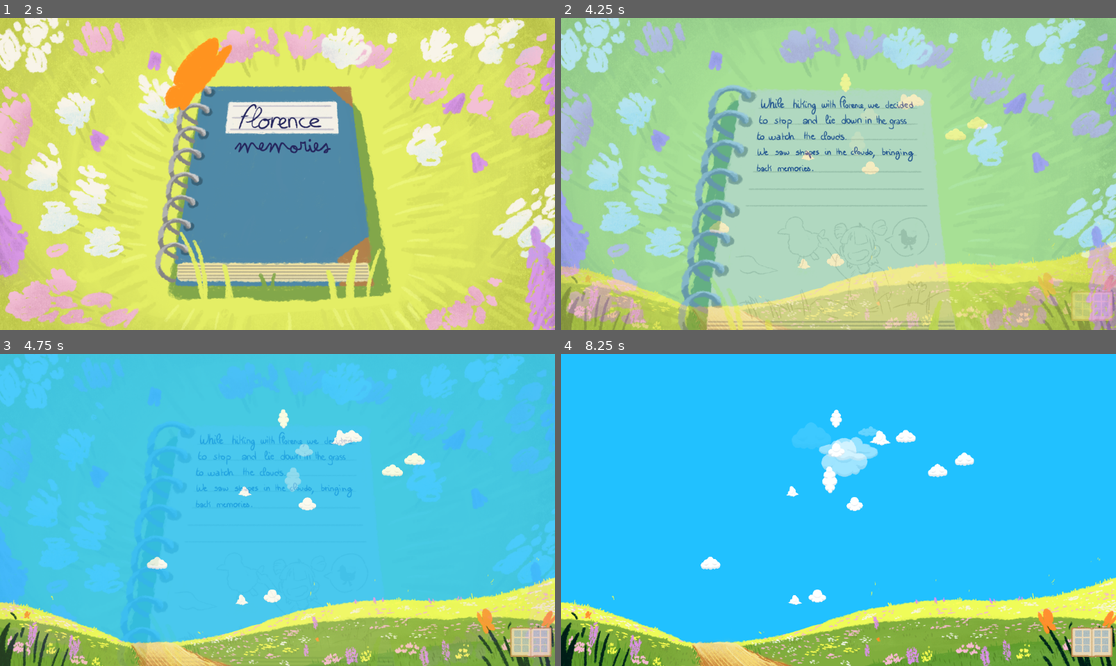
Above: before the commit, frames 1-4 (two rows, left to right).
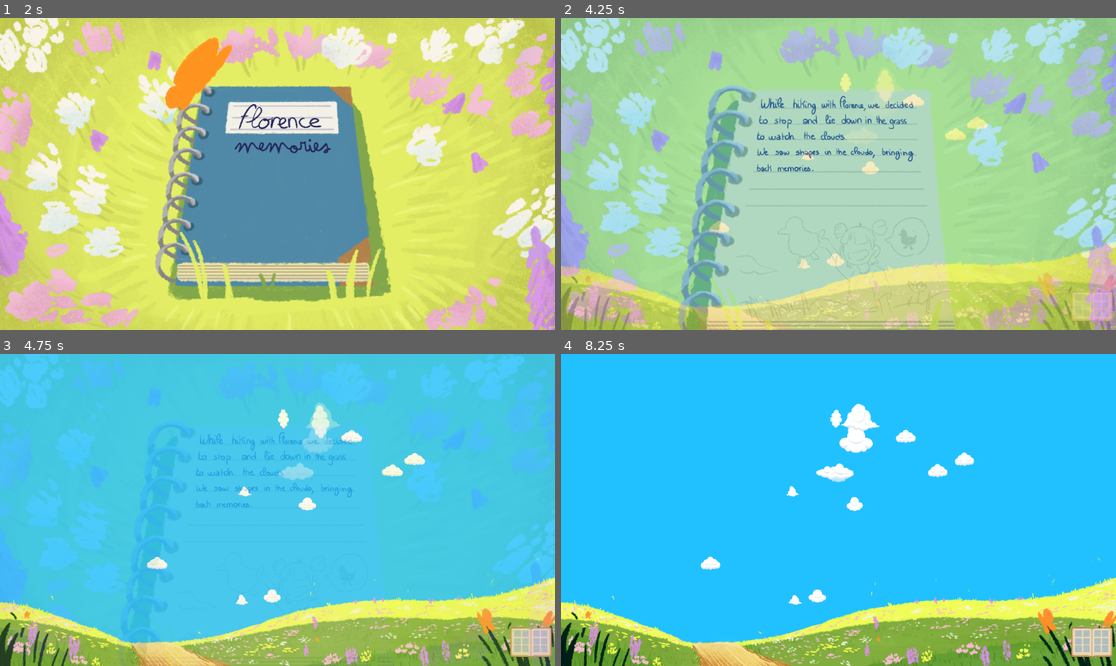
Above: after the commit, the same moments.

Repository: misterbamboo/ld-58
Game: Godot game, scene res://MainScene.tscn
Same seed, same stepped clock (60 frames per second), same inputs: the game is played once before the commit and once after it.
Inputs (mouse positions are in pixels of both pictures, inside the frame that each line leads up to):
- Up to frame 1 (2 s): click (249, 239) at 0.5 s; move the mouse to (399, 158) at 1.27 s; click (399, 158) at 1.42 s
- Up to frame 2 (4.25 s): move the mouse to (727, 189) at 2.02 s; click (727, 189) at 2.17 s; move the mouse to (894, 105) at 2.77 s; click (894, 105) at 2.92 s; move the mouse to (810, 236) at 3.52 s; click (810, 236) at 3.67 s
- Up to frame 3 (4.75 s): move the mouse to (444, 556) at 4.27 s; click (444, 556) at 4.42 s
- Up to frame 4 (8.25 s): move the mouse to (672, 463) at 5.02 s; click (672, 463) at 5.17 s; move the mouse to (866, 510) at 5.77 s; click (866, 510) at 5.92 s; move the mouse to (755, 432) at 6.52 s; click (755, 432) at 6.67 s; move the mouse to (960, 494) at 7.27 s; click (960, 494) at 7.42 s; move the mouse to (727, 525) at 8.02 s; click (727, 525) at 8.17 s

Frame 1 is identical in both runs. In frame 2, 0.3% of the frame differs, in the area x 56-64%, y 16-30%; in frame 3, 1.0%; in frame 4, 2.0%, in the area x 41-60%, y 15-45%.

Commit message:
feat: Finish all 12 shapes

Diff:
--- a/src/game/florence-memories/MainScene.tscn
+++ b/src/game/florence-memories/MainScene.tscn
@@ -16,6 +16,12 @@
 [ext_resource type="PackedScene" uid="uid://cvsq7d36m0k4r" path="res://clouds/cloud-shapes/car-cloud.tscn" id="9_x0cd2"]
 [ext_resource type="PackedScene" uid="uid://cogcyo5nevq4p" path="res://menus/MainMenu.tscn" id="10_8xkvn"]
 [ext_resource type="PackedScene" uid="uid://bhuvyn4g7jfsg" path="res://clouds/cloud-shapes/fer-cloud.tscn" id="12_8s4c3"]
+[ext_resource type="PackedScene" uid="uid://dmvvichk0ctvu" path="res://clouds/cloud-shapes/flower-cloud.tscn" id="13_x0cd2"]
+[ext_resource type="PackedScene" uid="uid://jqv3i4ctb7ae" path="res://clouds/cloud-shapes/rainbow-cloud.tscn" id="14_8s4c3"]
+[ext_resource type="PackedScene" uid="uid://c3hc40bputnbg" path="res://clouds/cloud-shapes/rocher-cloud.tscn" id="15_3slyh"]
+[ext_resource type="PackedScene" uid="uid://bk3vl85ad74aj" path="res://clouds/cloud-shapes/star-cloud.tscn" id="16_xtmsi"]
+[ext_resource type="PackedScene" uid="uid://r3te2808goqh" path="res://clouds/cloud-shapes/strawberry-cloud.tscn" id="17_anuui"]
+[ext_resource type="PackedScene" uid="uid://ffosy5ouk40a" path="res://clouds/cloud-shapes/trefle-cloud.tscn" id="18_8qg48"]
 
 [node name="MainScene" type="Control"]
 layout_mode = 3
@@ -28,7 +34,7 @@
 [node name="CloudSpawner" type="Node2D" parent="."]
 script = ExtResource("2_rf2cd")
 cloud_scenes = Array[PackedScene]([ExtResource("3_a814b"), ExtResource("4_5crlr"), ExtResource("4_3hf6u"), ExtResource("5_4mcbk"), ExtResource("6_mctxq")])
-shape_scenes = Array[PackedScene]([ExtResource("5_a814b"), E …(78 unchanged characters)… urce("1_3mqji"), ExtResource("12_8s4c3")])
+shape_scenes = Array[PackedScene]([ExtResource("5_a814b"), E …(78 unchanged characters)… urce("1_3mqji"), ExtResource("12_8s4c3"), ExtResource("13_x0cd2"), ExtResource("14_8s4c3"), ExtResource("15_3slyh"), ExtResource("16_xtmsi"), ExtResource("17_anuui"), ExtResource("18_8qg48")])
 spawn_y_min = 50.0
 spawn_y_max = 500.0
 metadata/_custom_type_script = "uid://cwchnxb0a6n5d"
--- /dev/null
+++ b/src/game/florence-memories/clouds/cloud-shapes/flower-cloud.tscn
@@ -0,0 +1,73 @@
+[gd_scene load_steps=9 format=3 uid="uid://dmvvichk0ctvu"]
+
+[ext_resource type="Script" uid="uid://dtetvg1t02xgs" path="res://clouds/cloud_shape.gd" id="1_1u6t8"]
+[ext_resource type="Texture2D" uid="uid://ch12y2qy5d2gy" path="res://clouds/assets/cloud-shapes/Cloud_Flower.png" id="2_ni76b"]
+[ext_resource type="PackedScene" uid="uid://bg8iagla2fj76" path="res://clouds/prefabs/cloud_1.tscn" id="3_3e3bl"]
+[ext_resource type="PackedScene" uid="uid://b1ovymibj6bjh" path="res://clouds/prefabs/cloud_2.tscn" id="3_yal3d"]
+[ext_resource type="PackedScene" uid="uid://cdqyu2whskues" path="res://clouds/prefabs/cloud_3.tscn" id="4_3e3bl"]
+[ext_resource type="PackedScene" uid="uid://cwgoc8v1nx1fv" path="res://clouds/prefabs/cloud_4.tscn" id="5_ssas6"]
+[ext_resource type="PackedScene" uid="uid://bv77qcnkwh7iq" path="res://clouds/prefabs/cloud_5.tscn" id="6_uk1mp"]
+[ext_resource type="Script" uid="uid://3cwvwcqjval4" path="res://clouds/cloud_highlight.gd" id="7_arofk"]
+
+[node name="FlowerCloudShape" type="Node2D"]
+script = ExtResource("1_1u6t8")
+cloud_image = ExtResource("2_ni76b")
+
+[node name="FlowerCloud" type="Sprite2D" parent="."]
+visible = false
+scale = Vector2(0.5, 0.5)
+texture = ExtResource("2_ni76b")
+
+[node name="Cloud" parent="." instance=ExtResource("3_3e3bl")]
+position = Vector2(2.9999998, -87)
+scale = Vector2(1.6311892, 1.6311892)
+
+[node name="Cloud2" parent="." instance=ExtResource("3_yal3d")]
+position = Vector2(5, 39)
+
+[node name="Cloud3" parent="." instance=ExtResource("4_3e3bl")]
+position = Vector2(-48, -44)
+scale = Vector2(2.2548707, 2.2548707)
+
+[node name="Cloud4" parent="." instance=ExtResource("4_3e3bl")]
+position = Vector2(51.999996, -44)
+scale = Vector2(2.3529408, 2.3529408)
+
+[node name="Cloud5" parent="." instance=ExtResource("6_uk1mp")]
+position = Vector2(-6, -46)
+scale = Vector2(4.005202, 4.005202)
+
+[node name="Cloud6" parent="." instance=ExtResource("5_ssas6")]
+position = Vector2(10.000001, 59)
+scale = Vector2(1.8318084, 1.8318084)
+
+[node name="Cloud7" parent="." instance=ExtResource("6_uk1mp")]
+position = Vector2(-29, 56)
+
+[node name="Cloud8" parent="." instance=ExtResource("6_uk1mp")]
+position = Vector2(43, 56)
+
+[node name="Cloud9" parent="." instance=ExtResource("5_ssas6")]
+position = Vector2(5, -6.000001)
+scale = Vector2(2.7718992, 2.7718992)
+
+[node name="Cloud10" parent="." instance=ExtResource("4_3e3bl")]
+position = Vector2(-34.999996, 19)
+scale = Vector2(1.6195929, 1.6195929)
+
+[node name="Cloud11" parent="." instance=ExtResource("4_3e3bl")]
+position = Vector2(30, 17)
+scale = Vector2(1.7047966, 1.7047966)
+
+[node name="Cloud12" parent="." instance=ExtResource("3_yal3d")]
+position = Vector2(-2, 88)
+
+[node name="HighlightLines" type="Line2D" parent="."]
+position = Vector2(-6, 0)
+points = PackedVector2Array(-5, 55, 7, 66, 9, 38, 7, 16, -3, 31, -12, 39, -24, 41, -35, 40, -49, 34, -56, 19, -53, 4, -40, -7, -26, -12, -47, -12, -63, -19, -69, -28, -72, -38, -69, -49, -65, -58, -52, -66, -35, -69, -18, -59, -21, -68, -22, -79, -18, -89, -11, -96, -1, -101, 9, -103, 20, -102, 29, -98, 34, -91, 38, -81, 36, -70, 31, -59, 35, -54, 48, -67, 56, -70, 64, -70, 77, -63, 88, -49, 91, -38, 89, -27, 82, -18, 75, -13, 57, -10, 68, 2, 70, 20, 61, 33, 47, 40, 30, 38, 21, 29, 20, 65, 30, 52, 46, 48, 64, 49, 54, 67, 35, 79, 17, 82, 9, 101, -4, 97, 2, 80, -24, 66, -32, 53, -19, 49)
+closed = true
+width = 8.745
+default_color = Color(0, 0.6117647, 1, 1)
+joint_mode = 2
+antialiased = true
+script = ExtResource("7_arofk")
--- /dev/null
+++ b/src/game/florence-memories/clouds/cloud-shapes/rainbow-cloud.tscn
@@ -0,0 +1,53 @@
+[gd_scene load_steps=8 format=3 uid="uid://jqv3i4ctb7ae"]
+
+[ext_resource type="Script" uid="uid://dtetvg1t02xgs" path="res://clouds/cloud_shape.gd" id="1_cx7dp"]
+[ext_resource type="Texture2D" uid="uid://6b54sbdlro4e" path="res://clouds/assets/cloud-shapes/Cloud_Rainbow.png" id="2_vhwx5"]
+[ext_resource type="PackedScene" uid="uid://bg8iagla2fj76" path="res://clouds/prefabs/cloud_1.tscn" id="3_3pl1y"]
+[ext_resource type="PackedScene" uid="uid://cdqyu2whskues" path="res://clouds/prefabs/cloud_3.tscn" id="5_33w03"]
+[ext_resource type="PackedScene" uid="uid://bv77qcnkwh7iq" path="res://clouds/prefabs/cloud_5.tscn" id="6_q6jpo"]
+[ext_resource type="PackedScene" uid="uid://cwgoc8v1nx1fv" path="res://clouds/prefabs/cloud_4.tscn" id="7_c1v1w"]
+[ext_resource type="Script" uid="uid://3cwvwcqjval4" path="res://clouds/cloud_highlight.gd" id="8_1aoao"]
+
+[node name="RainbowCloudShape" type="Node2D"]
+script = ExtResource("1_cx7dp")
+cloud_image = ExtResource("2_vhwx5")
+
+[node name="RainbowCloud" type="Sprite2D" parent="."]
+visible = false
+scale = Vector2(0.5, 0.5)
+texture = ExtResource("2_vhwx5")
+
+[node name="Cloud" parent="." instance=ExtResource("3_3pl1y")]
+position = Vector2(-70, 22)
+scale = Vector2(2.3672035, 2.3672035)
+
+[node name="Cloud2" parent="." instance=ExtResource("3_3pl1y")]
+position = Vector2(70, 21)
+scale = Vector2(2.3672035, 2.3672035)
+
+[node name="Cloud3" parent="." instance=ExtResource("5_33w03")]
+position = Vector2(-72, 48)
+
+[node name="Cloud4" parent="." instance=ExtResource("5_33w03")]
+position = Vector2(71, 48)
+
+[node name="Cloud5" parent="." instance=ExtResource("6_q6jpo")]
+position = Vector2(-60, -22)
+scale = Vector2(2.8890514, 2.8890514)
+
+[node name="Cloud6" parent="." instance=ExtResource("6_q6jpo")]
+position = Vector2(55.999985, -20)
+scale = Vector2(2.8890514, 2.8890514)
+
+[node name="Cloud7" parent="." instance=ExtResource("7_c1v1w")]
+position = Vector2(0, -59)
+scale = Vector2(3.5502448, 3.5502448)
+
+[node name="HighlightLines" type="Line2D" parent="."]
+points = PackedVector2Array(-16, -20, -32, -6, -40, 9, -38, 18, -25, 25, -21, 35, -23, 44, -28, 50, -38, 54, -55, 49, -64, 55, -73, 57, -84, 53, -88, 48, -100, 50, -112, 46, -116, 35, -116, 22, -109, 12, -97, 8, -89, 7, -88, -5, -84, -23, -74, -39, -62, -51, -45, -61, -25, -68, -3, -71, 20, -69, 39, -62, 55, -54, 77, -37, 85, -22, 89, -8, 91, 8, 106, 11, 116, 19, 118, 27, 115, 40, 108, 48, 99, 52, 88, 50, 80, 56, 65, 57, 54, 51, 46, 54, 36, 54, 24, 46, 20, 37, 24, 21, 35, 15, 38, 10, 37, 1, 29, -11, 18, -18, 10, -21, -3, -22)
+closed = true
+width = 8.745
+default_color = Color(0, 0.6117647, 1, 1)
+joint_mode = 2
+antialiased = true
+script = ExtResource("8_1aoao")
--- /dev/null
+++ b/src/game/florence-memories/clouds/cloud-shapes/rocher-cloud.tscn
@@ -0,0 +1,112 @@
+[gd_scene load_steps=9 format=3 uid="uid://c3hc40bputnbg"]
+
+[ext_resource type="Script" uid="uid://dtetvg1t02xgs" path="res://clouds/cloud_shape.gd" id="1_vf1af"]
+[ext_resource type="Texture2D" uid="uid://mi74es25l8gk" path="res://clouds/assets/cloud-shapes/Cloud_Rocher.png" id="2_3da8s"]
+[ext_resource type="PackedScene" uid="uid://bg8iagla2fj76" path="res://clouds/prefabs/cloud_1.tscn" id="3_gylx3"]
+[ext_resource type="PackedScene" uid="uid://cdqyu2whskues" path="res://clouds/prefabs/cloud_3.tscn" id="4_1c0ob"]
+[ext_resource type="PackedScene" uid="uid://bv77qcnkwh7iq" path="res://clouds/prefabs/cloud_5.tscn" id="5_2iyyx"]
+[ext_resource type="PackedScene" uid="uid://b1ovymibj6bjh" path="res://clouds/prefabs/cloud_2.tscn" id="6_iuq4b"]
+[ext_resource type="PackedScene" uid="uid://cwgoc8v1nx1fv" path="res://clouds/prefabs/cloud_4.tscn" id="6_lxuuc"]
+[ext_resource type="Script" uid="uid://3cwvwcqjval4" path="res://clouds/cloud_highlight.gd" id="7_3262x"]
+
+[node name="RocherCloudShape" type="Node2D"]
+script = ExtResource("1_vf1af")
+cloud_image = ExtResource("2_3da8s")
+
+[node name="RocherCloud" type="Sprite2D" parent="."]
+visible = false
+scale = Vector2(0.5, 0.5)
+texture = ExtResource("2_3da8s")
+
+[node name="Cloud" parent="." instance=ExtResource("5_2iyyx")]
+position = Vector2(-101, 52)
+scale = Vector2(2.2916539, 2.2916539)
+
+[node name="Cloud2" parent="." instance=ExtResource("5_2iyyx")]
+position = Vector2(92, 44)
+scale = Vector2(2.2916539, 2.2916539)
+
+[node name="Cloud3" parent="." instance=ExtResource("5_2iyyx")]
+position = Vector2(52, 48)
+scale = Vector2(2.2916539, 2.2916539)
+
+[node name="Cloud4" parent="." instance=ExtResource("5_2iyyx")]
+position = Vector2(-28, 53)
+scale = Vector2(2.2916539, 2.2916539)
+
+[node name="Cloud5" parent="." instance=ExtResource("6_lxuuc")]
+position = Vector2(-59, 47)
+scale = Vector2(1.8035123, 1.8035123)
+
+[node name="Cloud6" parent="." instance=ExtResource("6_lxuuc")]
+position = Vector2(-60, 16)
+scale = Vector2(2.3271313, 2.3271313)
+
+[node name="Cloud7" parent="." instance=ExtResource("4_1c0ob")]
+position = Vector2(63, 21)
+scale = Vector2(2.112036, 2.112036)
+
+[node name="Cloud8" parent="." instance=ExtResource("6_iuq4b")]
+position = Vector2(109, -37)
+scale = Vector2(1.7069011, 1.7069011)
+
+[node name="Cloud9" parent="." instance=ExtResource("3_gylx3")]
+position = Vector2(27.999992, 6)
+scale = Vector2(1.7681777, 1.7681777)
+
+[node name="Cloud10" parent="." instance=ExtResource("6_lxuuc")]
+position = Vector2(48.000004, -74)
+scale = Vector2(1.9203801, 1.9203801)
+
+[node name="Cloud11" parent="." instance=ExtResource("5_2iyyx")]
+position = Vector2(62, -29)
+scale = Vector2(3.2862468, 3.2862468)
+
+[node name="Cloud12" parent="." instance=ExtResource("6_lxuuc")]
+position = Vector2(-75.99999, -31.999996)
+scale = Vector2(1.9920089, 1.9920089)
+
+[node name="Cloud13" parent="." instance=ExtResource("6_lxuuc")]
+position = Vector2(19.999998, -52)
+scale = Vector2(3.3129117, 3.3129117)
+
+[node name="Cloud14" parent="." instance=ExtResource("5_2iyyx")]
+position = Vector2(-109, 1.0000002)
+scale = Vector2(2.620553, 2.620553)
+
+[node name="Cloud15" parent="." instance=ExtResource("6_lxuuc")]
+position = Vector2(100, -94)
+scale = Vector2(1.666677, 1.666677)
+
+[node name="Cloud16" parent="." instance=ExtResource("4_1c0ob")]
+position = Vector2(88.00001, -67.00001)
+scale = Vector2(2.3143554, 2.3143554)
+
+[node name="Cloud17" parent="." instance=ExtResource("4_1c0ob")]
+position = Vector2(-54.000008, -9)
+scale = Vector2(2.0343301, 2.0343301)
+
+[node name="Cloud18" parent="." instance=ExtResource("4_1c0ob")]
+position = Vector2(-25.000004, 17)
+scale = Vector2(1.9224563, 1.9224563)
+
+[node name="Cloud19" parent="." instance=ExtResource("6_iuq4b")]
+position = Vector2(98, 0)
+scale = Vector2(1.5024961, 1.5024961)
+
+[node name="Cloud20" parent="." instance=ExtResource("5_2iyyx")]
+position = Vector2(-28.999998, -16)
+scale = Vector2(2.2541716, 2.2541716)
+
+[node name="Cloud21" parent="." instance=ExtResource("6_lxuuc")]
+position = Vector2(8, -17)
+scale = Vector2(1.99845, 1.99845)
+
+[node name="HighlightLines" type="Line2D" parent="."]
+points = PackedVector2Array(-3, 35, -9, 44, -9, 59, -37, 62, -65, 65, -88, 66, -105, 65, -111, 52, -110, 36, -116, 22, -119, -3, -117, -27, -100, -32, -82, -36, -53, -40, -28, -53, 0, -63, 27, -77, 63, -82, 87, -96, 114, -106, 125, -100, 119, -66, 118, -51, 126, -30, 118, -6, 111, 17, 110, 31, 109, 56, 85, 58, 61, 61, 44, 59, 35, 54, 34, 42, 32, 34, 26, 27, 19, 25, 5, 27)
+closed = true
+width = 8.745
+default_color = Color(0, 0.6117647, 1, 1)
+joint_mode = 2
+antialiased = true
+script = ExtResource("7_3262x")
--- /dev/null
+++ b/src/game/florence-memories/clouds/cloud-shapes/star-cloud.tscn
@@ -0,0 +1,101 @@
+[gd_scene load_steps=9 format=3 uid="uid://bk3vl85ad74aj"]
+
+[ext_resource type="Script" uid="uid://dtetvg1t02xgs" path="res://clouds/cloud_shape.gd" id="1_1ejny"]
+[ext_resource type="Texture2D" uid="uid://dbjykgnpewo7r" path="res://clouds/assets/cloud-shapes/Cloud_Star.png" id="2_1ejny"]
+[ext_resource type="PackedScene" uid="uid://bv77qcnkwh7iq" path="res://clouds/prefabs/cloud_5.tscn" id="3_7wsp2"]
+[ext_resource type="PackedScene" uid="uid://cwgoc8v1nx1fv" path="res://clouds/prefabs/cloud_4.tscn" id="4_2vyc7"]
+[ext_resource type="PackedScene" uid="uid://cdqyu2whskues" path="res://clouds/prefabs/cloud_3.tscn" id="5_xktg1"]
+[ext_resource type="PackedScene" uid="uid://b1ovymibj6bjh" path="res://clouds/prefabs/cloud_2.tscn" id="6_k6euv"]
+[ext_resource type="PackedScene" uid="uid://bg8iagla2fj76" path="res://clouds/prefabs/cloud_1.tscn" id="7_b8hgg"]
+[ext_resource type="Script" uid="uid://3cwvwcqjval4" path="res://clouds/cloud_highlight.gd" id="8_lcqja"]
+
+[node name="StarCloudShape" type="Node2D"]
+script = ExtResource("1_1ejny")
+cloud_image = ExtResource("2_1ejny")
+
+[node name="StarCloud" type="Sprite2D" parent="."]
+visible = false
+scale = Vector2(0.5, 0.5)
+texture = ExtResource("2_1ejny")
+
+[node name="Cloud" parent="." instance=ExtResource("7_b8hgg")]
+position = Vector2(-96.99999, -3)
+scale = Vector2(1.2557504, 1.2557504)
+
+[node name="Cloud2" parent="." instance=ExtResource("7_b8hgg")]
+position = Vector2(-58.999996, 10)
+scale = Vector2(1.3876345, 1.3876345)
+
+[node name="Cloud3" parent="." instance=ExtResource("7_b8hgg")]
+position = Vector2(58.000004, -12.000001)
+scale = Vector2(2.024148, 2.024148)
+
+[node name="Cloud4" parent="." instance=ExtResource("6_k6euv")]
+position = Vector2(33, 36)
+
+[node name="Cloud5" parent="." instance=ExtResource("6_k6euv")]
+position = Vector2(57, 30)
+
+[node name="Cloud6" parent="." instance=ExtResource("6_k6euv")]
+position = Vector2(74, 18)
+
+[node name="Cloud7" parent="." instance=ExtResource("6_k6euv")]
+position = Vector2(96, 8)
+
+[node name="Cloud8" parent="." instance=ExtResource("6_k6euv")]
+position = Vector2(-96, -36)
+
+[node name="Cloud9" parent="." instance=ExtResource("5_xktg1")]
+position = Vector2(-83, -34)
+
+[node name="Cloud10" parent="." instance=ExtResource("5_xktg1")]
+position = Vector2(47, 15)
+scale = Vector2(1.6141706, 1.6141706)
+
+[node name="Cloud11" parent="." instance=ExtResource("4_2vyc7")]
+position = Vector2(-8.999999, -58)
+scale = Vector2(2.032212, 2.032212)
+
+[node name="Cloud12" parent="." instance=ExtResource("4_2vyc7")]
+position = Vector2(38.000004, -51)
+scale = Vector2(2.0432746, 2.0432746)
+
+[node name="Cloud13" parent="." instance=ExtResource("4_2vyc7")]
+position = Vector2(-66, -19)
+scale = Vector2(1.482039, 1.482039)
+
+[node name="Cloud14" parent="." instance=ExtResource("4_2vyc7")]
+position = Vector2(-17, -33)
+scale = Vector2(1.8519651, 1.8519651)
+
+[node name="Cloud15" parent="." instance=ExtResource("4_2vyc7")]
+position = Vector2(-57, -41)
+
+[node name="Cloud16" parent="." instance=ExtResource("3_7wsp2")]
+position = Vector2(26, -23.000002)
+scale = Vector2(2.0836148, 2.0836148)
+
+[node name="Cloud17" parent="." instance=ExtResource("3_7wsp2")]
+position = Vector2(-89, -44)
+
+[node name="Cloud18" parent="." instance=ExtResource("3_7wsp2")]
+position = Vector2(76, -24.000002)
+scale = Vector2(1.8934848, 1.8934848)
+
+[node name="Cloud19" parent="." instance=ExtResource("4_2vyc7")]
+position = Vector2(24, -66)
+
+[node name="Cloud20" parent="." instance=ExtResource("6_k6euv")]
+position = Vector2(-86, 20)
+
+[node name="Cloud21" parent="." instance=ExtResource("6_k6euv")]
+position = Vector2(-72, 30)
+
+[node name="HighlightLines" type="Line2D" parent="."]
+points = PackedVector2Array(-40, 0, -34, 11, -35, 25, -44, 27, -59, 24, -67, 39, -76, 47, -86, 39, -94, 27, -96, 17, -116, 11, -121, 0, -118, -7, -101, -16, -103, -27, -102, -46, -91, -52, -81, -45, -72, -36, -56, -46, -36, -57, -9, -66, 20, -68, 46, -62, 66, -51, 83, -36, 92, -24, 100, -2, 104, 21, 96, 25, 79, 11, 75, 36, 62, 27, 63, 41, 59, 49, 43, 37, 38, 52, 30, 52, 28, 43, 25, 25, 21, 10, 10, -4, -3, -13, -17, -17, -33, -14, -48, -7)
+closed = true
+width = 8.745
+default_color = Color(0, 0.6117647, 1, 1)
+joint_mode = 2
+antialiased = true
+script = ExtResource("8_lcqja")
--- /dev/null
+++ b/src/game/florence-memories/clouds/cloud-shapes/strawberry-cloud.tscn
@@ -0,0 +1,71 @@
+[gd_scene load_steps=9 format=3 uid="uid://r3te2808goqh"]
+
+[ext_resource type="Script" uid="uid://dtetvg1t02xgs" path="res://clouds/cloud_shape.gd" id="1_fskah"]
+[ext_resource type="Texture2D" uid="uid://3j0osdm2yn14" path="res://clouds/assets/cloud-shapes/Cloud_Strawberry.png" id="2_fskah"]
+[ext_resource type="PackedScene" uid="uid://bg8iagla2fj76" path="res://clouds/prefabs/cloud_1.tscn" id="3_3fd1d"]
+[ext_resource type="PackedScene" uid="uid://b1ovymibj6bjh" path="res://clouds/prefabs/cloud_2.tscn" id="4_bprj6"]
+[ext_resource type="PackedScene" uid="uid://cdqyu2whskues" path="res://clouds/prefabs/cloud_3.tscn" id="5_8phau"]
+[ext_resource type="PackedScene" uid="uid://cwgoc8v1nx1fv" path="res://clouds/prefabs/cloud_4.tscn" id="6_c0fy5"]
+[ext_resource type="PackedScene" uid="uid://bv77qcnkwh7iq" path="res://clouds/prefabs/cloud_5.tscn" id="7_cnv0j"]
+[ext_resource type="Script" uid="uid://3cwvwcqjval4" path="res://clouds/cloud_highlight.gd" id="8_pwjai"]
+
+[node name="StrawberryCloudShape" type="Node2D"]
+script = ExtResource("1_fskah")
+cloud_image = ExtResource("2_fskah")
+
+[node name="StrawberryCloud" type="Sprite2D" parent="."]
+visible = false
+scale = Vector2(0.5, 0.5)
+texture = ExtResource("2_fskah")
+
+[node name="Cloud" parent="." instance=ExtResource("3_3fd1d")]
+position = Vector2(-11, -61)
+scale = Vector2(1.8671875, 1.8671875)
+
+[node name="Cloud2" parent="." instance=ExtResource("4_bprj6")]
+position = Vector2(10, -78)
+scale = Vector2(1.6905348, 1.6905348)
+
+[node name="Cloud3" parent="." instance=ExtResource("5_8phau")]
+position = Vector2(37.000004, -37)
+scale = Vector2(1.9186215, 1.9186215)
+
+[node name="Cloud4" parent="." instance=ExtResource("6_c0fy5")]
+position = Vector2(20, -14)
+scale = Vector2(2.2234056, 2.2234056)
+
+[node name="Cloud5" parent="." instance=ExtResource("7_cnv0j")]
+position = Vector2(38.999992, -81.99999)
+scale = Vector2(2.7506928, 2.7506928)
+
+[node name="Cloud6" parent="." instance=ExtResource("6_c0fy5")]
+position = Vector2(57, -55)
+
+[node name="Cloud7" parent="." instance=ExtResource("7_cnv0j")]
+position = Vector2(6, 3)
+scale = Vector2(3.0737891, 3.0737891)
+
+[node name="Cloud8" parent="." instance=ExtResource("3_3fd1d")]
+position = Vector2(-18, -37)
+scale = Vector2(1.8361849, 1.8361849)
+
+[node name="Cloud9" parent="." instance=ExtResource("4_bprj6")]
+position = Vector2(-35.000004, -4)
+scale = Vector2(1.8369033, 1.8369033)
+
+[node name="Cloud10" parent="." instance=ExtResource("5_8phau")]
+position = Vector2(-26, 33)
+scale = Vector2(1.2456548, 1.2456548)
+
+[node name="Cloud11" parent="." instance=ExtResource("6_c0fy5")]
+position = Vector2(1.4305115e-06, 25)
+scale = Vector2(1.6972036, 1.6972036)
+
+[node name="HighlightLines" type="Line2D" parent="."]
+points = PackedVector2Array(-41, 43, -48, 25, -52, -4, -53, -37, -44, -57, -30, -74, -14, -81, 1, -79, -4, -96, 11, -84, 11, -103, 27, -79, 35, -103, 57, -90, 45, -77, 45, -65, 67, -68, 55, -58, 72, -53, 53, -49, 64, -30, 62, -3, 51, 14, 25, 33, -6, 45, -30, 49)
+closed = true
+width = 8.745
+default_color = Color(0, 0.6117647, 1, 1)
+joint_mode = 2
+antialiased = true
+script = ExtResource("8_pwjai")
--- /dev/null
+++ b/src/game/florence-memories/clouds/cloud-shapes/trefle-cloud.tscn
@@ -0,0 +1,87 @@
+[gd_scene load_steps=8 format=3 uid="uid://ffosy5ouk40a"]
+
+[ext_resource type="Script" uid="uid://dtetvg1t02xgs" path="res://clouds/cloud_shape.gd" id="1_eod7e"]
+[ext_resource type="Texture2D" uid="uid://bhkrrktp1otp2" path="res://clouds/assets/cloud-shapes/Cloud_trefle.png" id="2_d0hyy"]
+[ext_resource type="PackedScene" uid="uid://bg8iagla2fj76" path="res://clouds/prefabs/cloud_1.tscn" id="3_bu55y"]
+[ext_resource type="PackedScene" uid="uid://cdqyu2whskues" path="res://clouds/prefabs/cloud_3.tscn" id="5_pukf1"]
+[ext_resource type="PackedScene" uid="uid://cwgoc8v1nx1fv" path="res://clouds/prefabs/cloud_4.tscn" id="6_6f8jx"]
+[ext_resource type="PackedScene" uid="uid://bv77qcnkwh7iq" path="res://clouds/prefabs/cloud_5.tscn" id="7_x2xo1"]
+[ext_resource type="Script" uid="uid://3cwvwcqjval4" path="res://clouds/cloud_highlight.gd" id="8_ko8o3"]
+
+[node name="TrefleCloudShape" type="Node2D"]
+script = ExtResource("1_eod7e")
+cloud_image = ExtResource("2_d0hyy")
+
+[node name="TrefleCloud" type="Sprite2D" parent="."]
+visible = false
+scale = Vector2(0.5, 0.5)
+texture = ExtResource("2_d0hyy")
+
+[node name="Cloud" parent="." instance=ExtResource("3_bu55y")]
+position = Vector2(0, 38.000004)
+scale = Vector2(1.9925497, 1.9925497)
+
+[node name="Cloud2" parent="." instance=ExtResource("3_bu55y")]
+position = Vector2(-52, -34)
+
+[node name="Cloud3" parent="." instance=ExtResource("3_bu55y")]
+position = Vector2(53, -29)
+scale = Vector2(1.3261578, 1.3261578)
+
+[node name="Cloud4" parent="." instance=ExtResource("5_pukf1")]
+position = Vector2(-47, 16)
+scale = Vector2(1.567608, 1.567608)
+
+[node name="Cloud5" parent="." instance=ExtResource("5_pukf1")]
+position = Vector2(48.000004, 23)
+scale = Vector2(1.4092221, 1.4092221)
+
+[node name="Cloud6" parent="." instance=ExtResource("5_pukf1")]
+position = Vector2(1.1920929e-07, -49)
+scale = Vector2(2.0514731, 2.0514731)
+
+[node name="Cloud7" parent="." instance=ExtResource("6_6f8jx")]
+position = Vector2(4, 2)
+scale = Vector2(2.117889, 2.117889)
+
+[node name="Cloud8" parent="." instance=ExtResource("7_x2xo1")]
+position = Vector2(-59, 3.0000005)
+scale = Vector2(1.7805516, 1.7805516)
+
+[node name="Cloud9" parent="." instance=ExtResource("7_x2xo1")]
+position = Vector2(58, 9)
+scale = Vector2(1.8524551, 1.8524551)
+
+[node name="Cloud10" parent="." instance=ExtResource("6_6f8jx")]
+position = Vector2(-36, -18)
+scale = Vector2(1.7051941, 1.7051941)
+
+[node name="Cloud11" parent="." instance=ExtResource("6_6f8jx")]
+position = Vector2(18, -18)
+scale = Vector2(2.1409607, 2.1409607)
+
+[node name="Cloud12" parent="." instance=ExtResource("5_pukf1")]
+position = Vector2(-17, -60.000004)
+scale = Vector2(1.435591, 1.435591)
+
+[node name="Cloud13" parent="." instance=ExtResource("5_pukf1")]
+position = Vector2(18, -61)
+scale = Vector2(1.5543091, 1.5543091)
+
+[node name="Cloud14" parent="." instance=ExtResource("5_pukf1")]
+position = Vector2(59, -13)
+
+[node name="Cloud15" parent="." instance=ExtResource("5_pukf1")]
+position = Vector2(-19, 63)
+
+[node name="Cloud16" parent="." instance=ExtResource("5_pukf1")]
+position = Vector2(16, 64)
+
+[node name="HighlightLines" type="Line2D" parent="."]
+points = PackedVector2Array(-42, 35, -56, 36, -67, 28, -72, 14, -69, -1, -72, -19, -63, -36, -49, -43, -35, -31, -25, -23, -31, -38, -39, -50, -32, -64, -15, -73, -2, -70, 11, -74, 24, -69, 38, -57, 36, -42, 21, -21, 40, -38, 56, -40, 69, -29, 72, -17, 69, -1, 71, 18, 65, 34, 54, 41, 41, 42, 23, 25, 38, 46, 34, 58, 24, 69, 12, 72, 0, 69, -15, 71, -28, 65, -38, 54, -35, 37, -23, 21)
+closed = true
+width = 8.745
+default_color = Color(0, 0.6117647, 1, 1)
+joint_mode = 2
+antialiased = true
+script = ExtResource("8_ko8o3")
Not shown: 1 places in src/game/florence-memories/MainScene.tscn that only renumber resources
